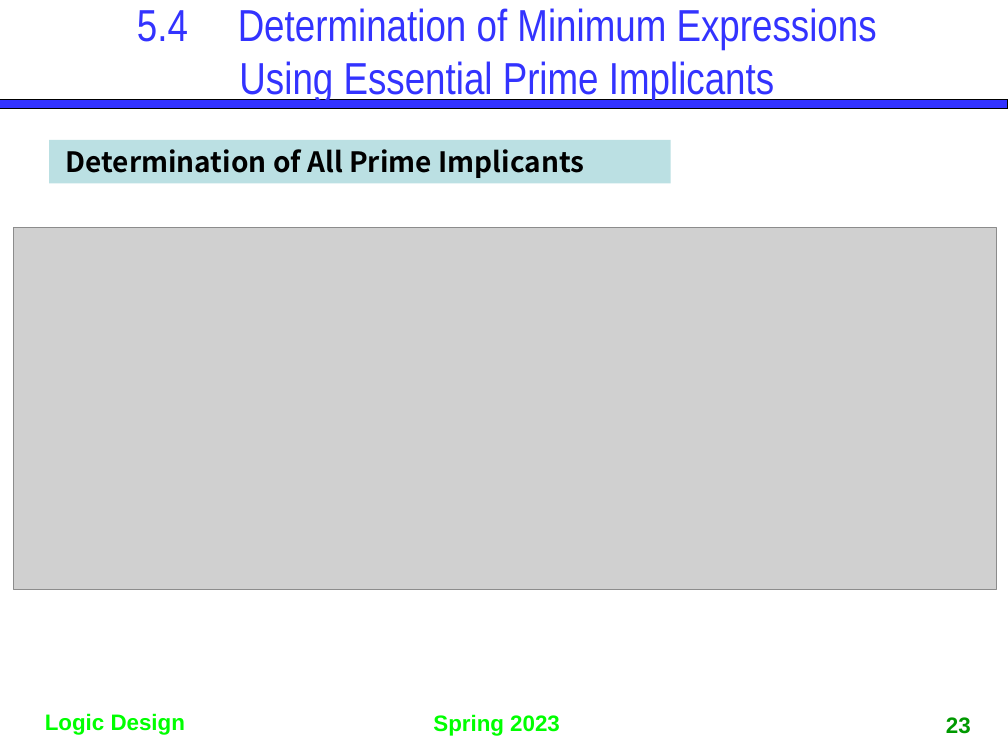
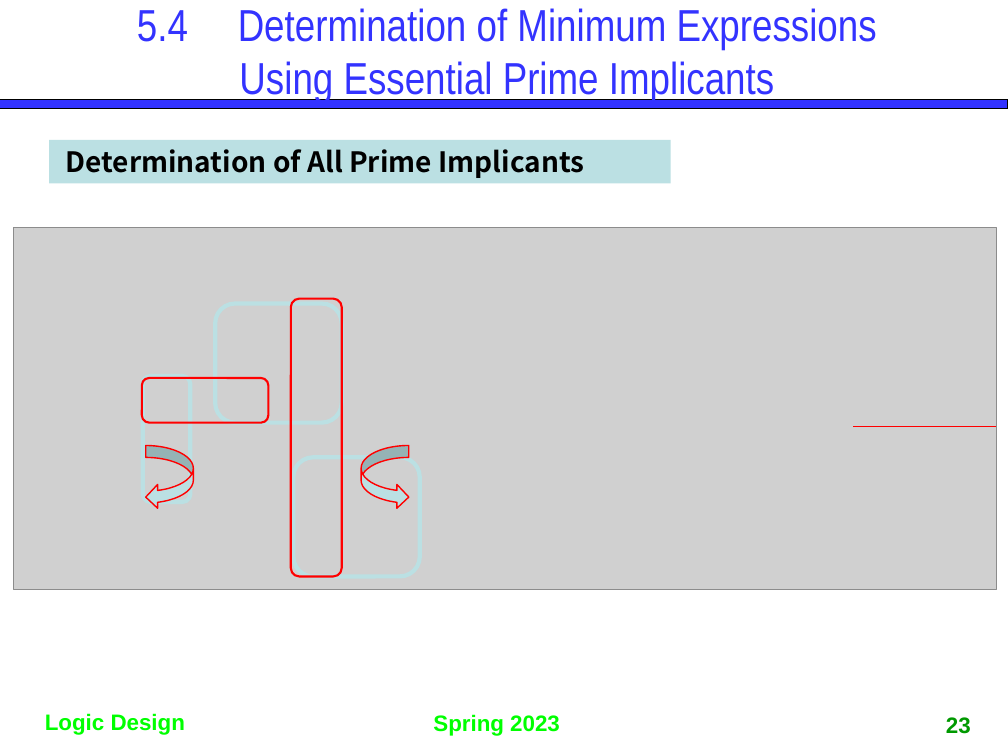
Before and after one commit to gdlee412/Logic-Circuits, a slide deck: slide 23 of 자료/Ch5. Karnaugh Map.pptx. Drawn at 1008x756 pixels with LibreOffice and Linux fonts; fonts in the diff are those of the drawing; grey boxes stand for pictures. Boxes give left, top, right and bottom in pixels: in the first picture for what was removed or moved away, otherwise in the second. Text is boxed around its words. In the diff, an @@ line names an element or a change of style, - is before the commit and + after.

```diff
--- a/자료/Ch5. Karnaugh Map.pptx
+++ b/자료/Ch5. Karnaugh Map.pptx
@@ rounded rectangle added at (291,298,342,577), outline #FF0000 1.5 pt @@
@@ rounded rectangle added at (216,303,342,422), outline #BBE0E3 3 pt @@
@@ rounded rectangle added at (142,378,268,422), outline #FF0000 1.5 pt @@
@@ rounded rectangle added at (143,376,191,502), outline #BBE0E3 3 pt @@
@@ curved right arrow added at (146,446,194,509), fill #BBE0E3, outline #FF0000 1 pt @@
@@ curved right arrow added at (361,446,408,509), fill #BBE0E3, outline #FF0000 1 pt @@
@@ line added from (853, 426) to (996, 426), #FF0000 0.75 pt @@
@@ rounded rectangle added at (293,458,419,577), outline #BBE0E3 3 pt @@
```
Also in this commit, not shown: 2 other slides changed.
